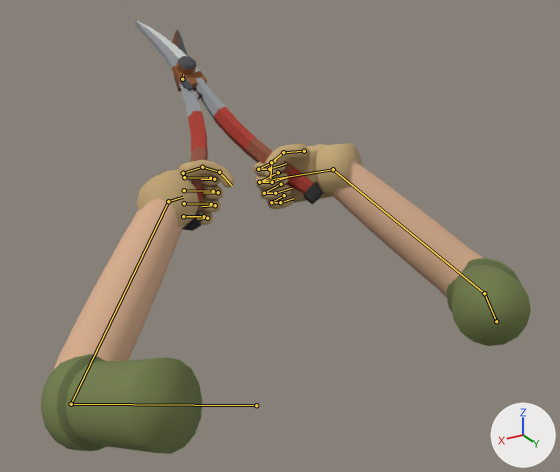
An edit to the FBX model Assets/Art/Models/Player/Player_Arms_FP.fbx, drawn before and after from the same camera.
Rendered twice from a camera (50 mm lens) standing at (0.521, 0.568, 0.184) and looking at (-0.077, -0.429, -0.315). Every picture has the same lights, and +X, +Y and +Z are marked at lower right. The first picture is the older version. Both versions are drawn at frame 3 of the action 'Player_Arms_FP|FP_Shears_Cut'; the numbers are the values there. The bones that change, and the others that lie on the model, are drawn over the model as lines.

In view in the first picture: 'Arm_L', 'Arm_R', 'Garden_Shears_FP', 'Hand_L', 'Hand_R'.
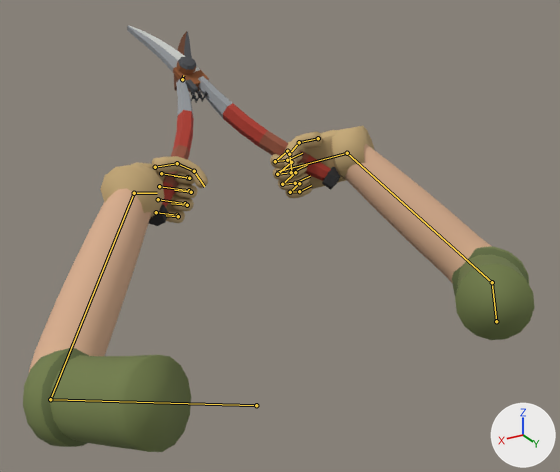
What the commit changed:
Bone 'UpperArm_R' (bone_upperarm_r) turns from (-4, -1, 2) to (-4, 1, -2) degrees about its own x, y and z.
Bone 'LowerArm_R' (bone_lowerarm_r) turns from (-8, 0, 0) to (-16, 0, 0) degrees about its own x, y and z.
Bone 'Hand_R' (bone_hand_r) turns from (-35, 4, 4) to (-49, -5, 9) degrees about its own x, y and z.
Bone 'Shears_Root' (bone_shears_root) turns from (-11, -16, -24) to (-12, -25, -22) degrees about its own x, y and z.
Bone 'Shears_A' (bone_shears_a) turns from (0, 8, 0) to (0, 17, 0) degrees about its own x, y and z.
Bone 'Shears_B' (bone_shears_b) turns from (0, -8, 0) to (0, -17, 0) degrees about its own x, y and z.
Bone 'UpperArm_L' (bone_upperarm_l) turns from (9, 6, -13) to (8, 4, -8) degrees about its own x, y and z.
Bone 'LowerArm_L' (bone_lowerarm_l) turns from (-10, 0, 0) to (-14, 0, 0) degrees about its own x, y and z.
Bone 'Hand_L' (bone_hand_l) turns from (-17, -6, -2) to (-32, 2, -3) degrees about its own x, y and z.

What differs and where, as boxes (x1, y1, x2, y2) in the pictures (560 x 472 px):
'Arm_L', posed
    before: (41, 199, 202, 454)
    after: (23, 189, 191, 452)
'Arm_R', posed
    before: (332, 161, 531, 346)
    after: (345, 144, 535, 340)
'Garden_Shears_FP', posed (13% wider)
    before: (135, 21, 323, 231)
    after: (127, 25, 340, 226)
'Hand_R', posed (9% taller)
    before: (254, 143, 363, 209)
    after: (270, 126, 375, 198)
'Hand_L', posed (10% wider)
    before: (137, 160, 235, 228)
    after: (100, 156, 208, 223)
bone 'UpperArm_R', root to tip
    before: (496, 321) to (484, 293)
    after: (496, 321) to (492, 282)
bone 'LowerArm_R', root to tip
    before: (484, 293) to (333, 169)
    after: (492, 282) to (347, 153)
bone 'Hand_R', root to tip
    before: (333, 169) to (262, 181)
    after: (347, 153) to (276, 172)
bone 'UpperArm_L', root to tip
    before: (256, 405) to (71, 404)
    after: (256, 405) to (50, 399)
bone 'LowerArm_L', root to tip
    before: (71, 404) to (168, 201)
    after: (50, 399) to (134, 193)
bone 'Hand_L', root to tip
    before: (168, 201) to (183, 197)
    after: (134, 193) to (157, 193)
